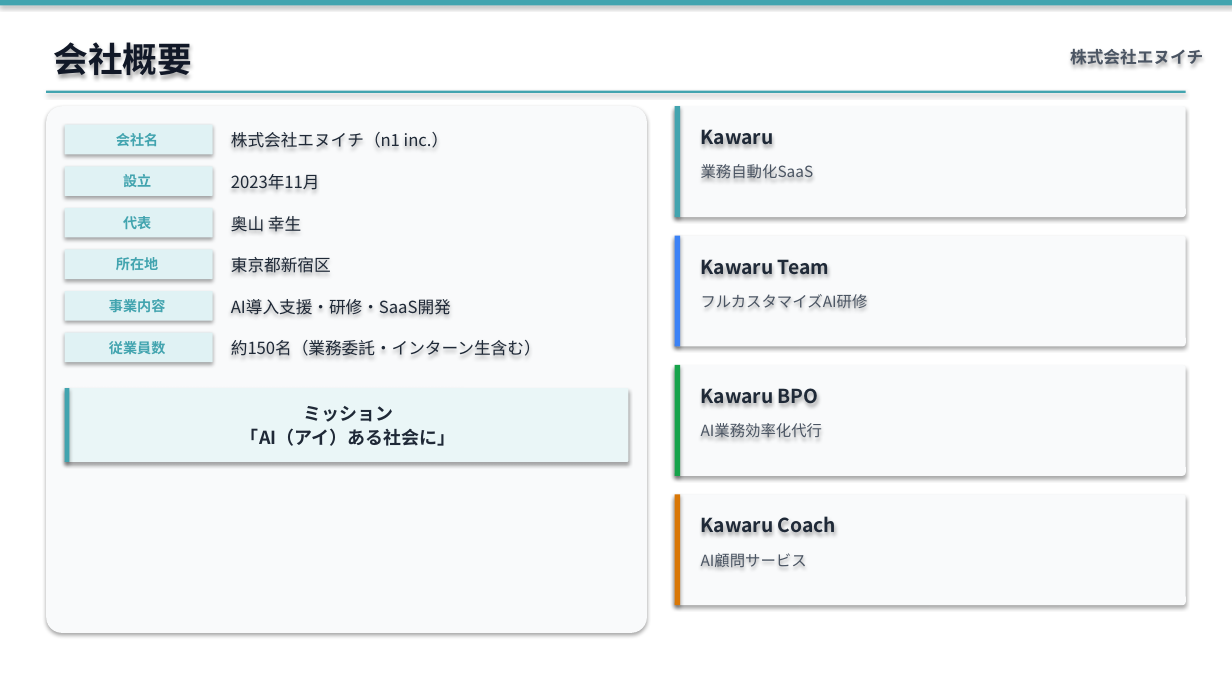
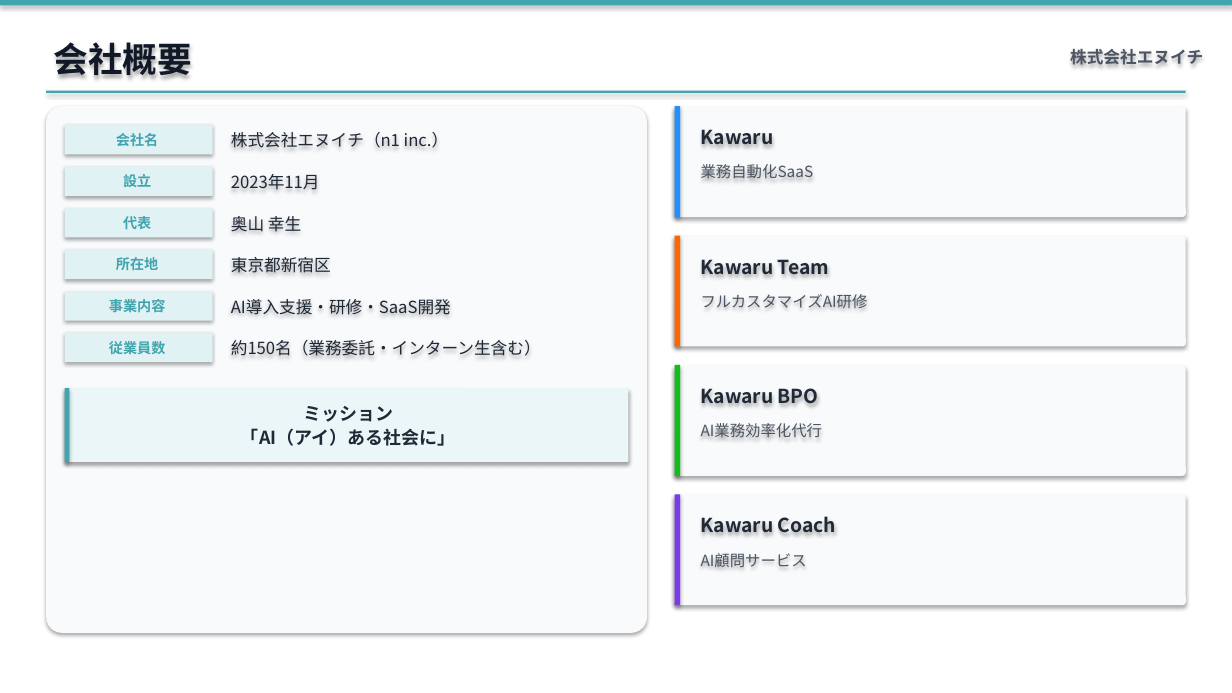
Before and after one commit to Ryunosuke-Okawa/Ryunosuke-n1, a slide deck: slide 22 of output/proposal_broadlink_20260430.pptx. Drawn at 1232x693 pixels with LibreOffice and Linux fonts; fonts in the diff are those of the drawing. Boxes give left, top, right and bottom in pixels: in the first picture for what was removed or moved away, otherwise in the second. Text is boxed around its words. In the diff, an @@ line names an element or a change of style, - is before the commit and + after.

```diff
--- a/output/proposal_broadlink_20260430.pptx
+++ b/output/proposal_broadlink_20260430.pptx
@@ rectangle at bbox=[675, 106, 680, 217]: fill #42A4AF to #1E90FF @@
@@ rectangle at bbox=[675, 236, 680, 347]: fill #3B82F6 to #FF6600 @@
@@ rectangle at bbox=[675, 365, 680, 476]: fill #16A34A to #10BF16 @@
@@ rectangle at bbox=[675, 494, 680, 605]: fill #D97706 to #7C3AED @@
```
Also in this commit, not shown: 1 other file.
